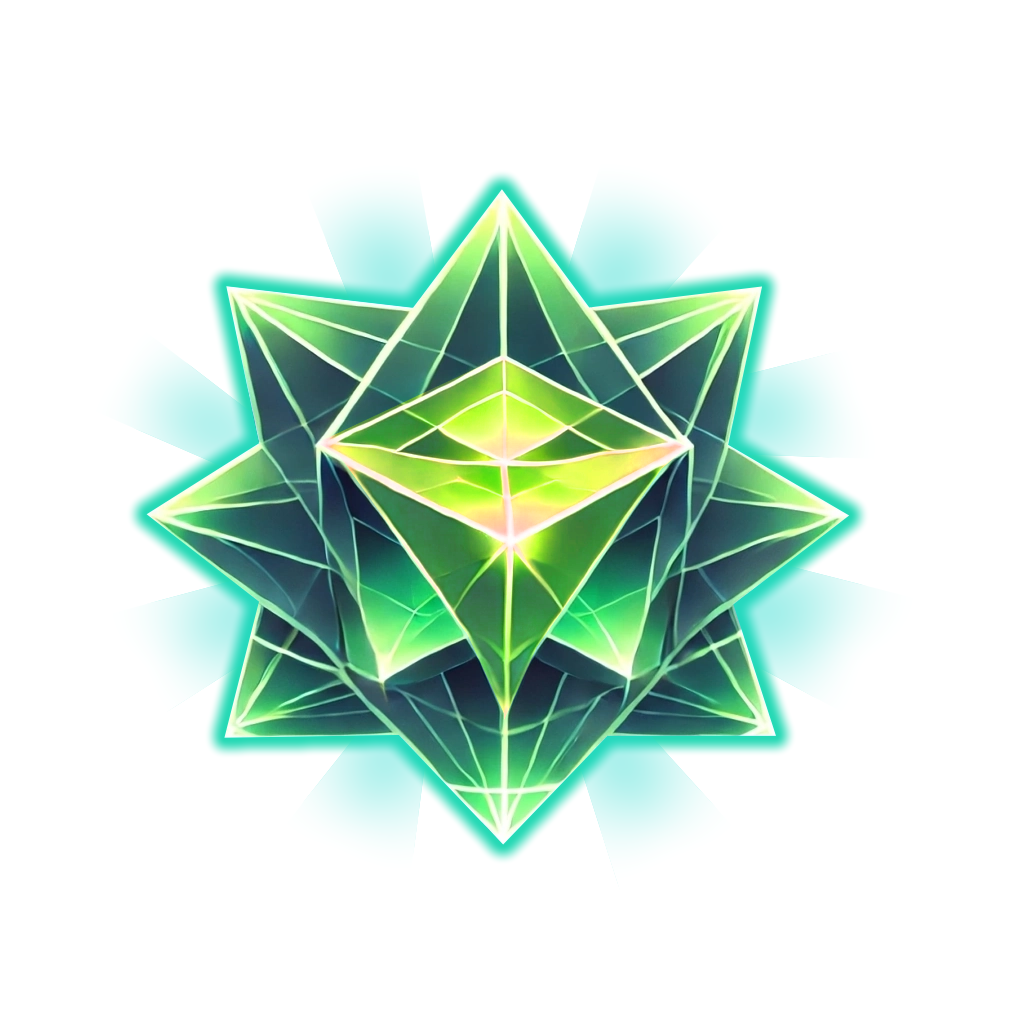
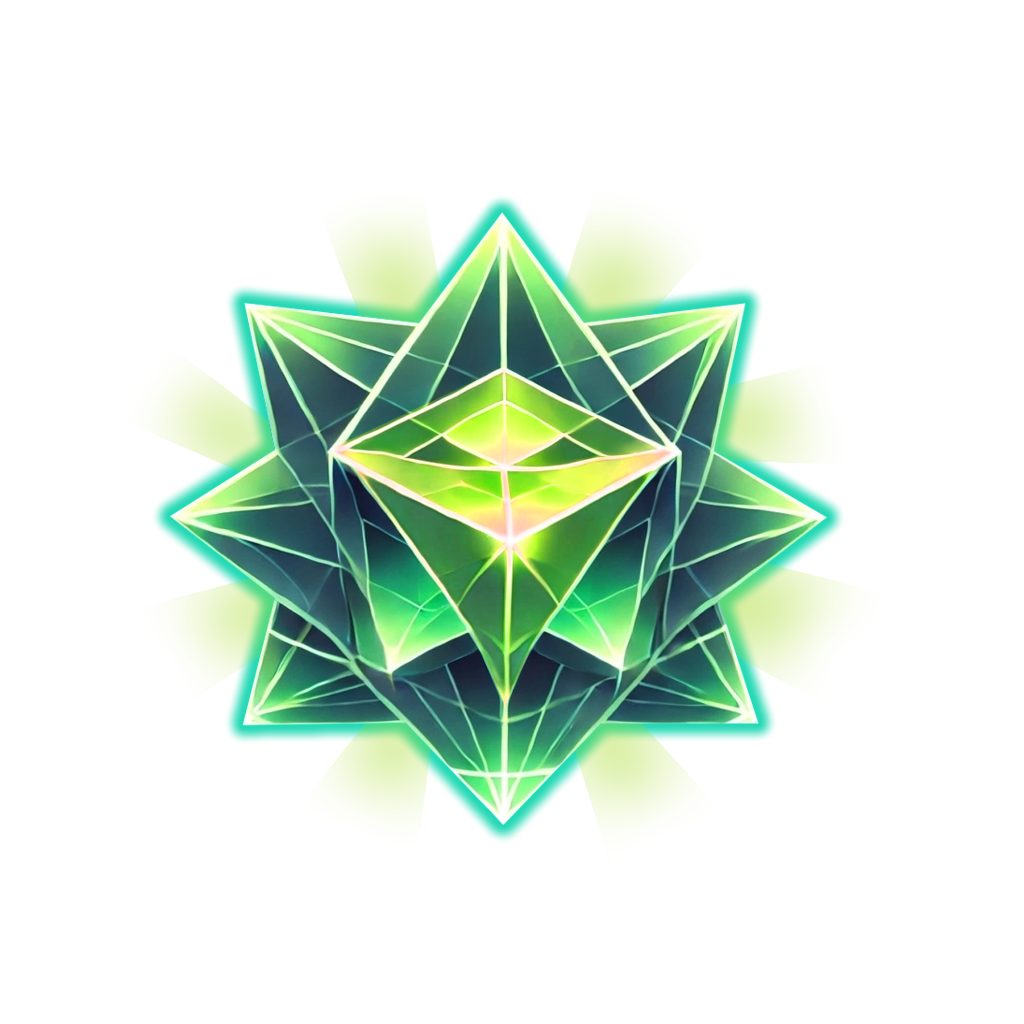
Layered file, before and after one edit (1024×1024). Changes by layer:
added group "Copy of Group 3" with 4 layers above "Group 3" over [118, 185, 892, 867]
added layer "Background" (1st of 4, in "Copy of Group 3") in group "Copy of Group 3" over [329, 368, 676, 709]
added layer "Background" (2nd of 4, in "Copy of Group 3") in group "Copy of Group 3" over [169, 212, 827, 825]
moved "Paint Layer 2" (1st of 2, in "Copy of Group 3") into group "Copy of Group 3", painted on it over [106, 170, 902, 889]
added layer "Paint Layer 1" (1st of 2, in "Copy of Group 3") in group "Copy of Group 3" over [151, 193, 846, 844]
moved "Background" (3rd of 4, in "Group 3") into group "Group 3" over [317, 356, 688, 721]
moved "Background" (4th of 4, in "Group 3") into group "Group 3" over [146, 189, 850, 845]
moved "Paint Layer 1" (2nd of 2, in "Group 3") into group "Group 3" over [126, 170, 870, 865]
